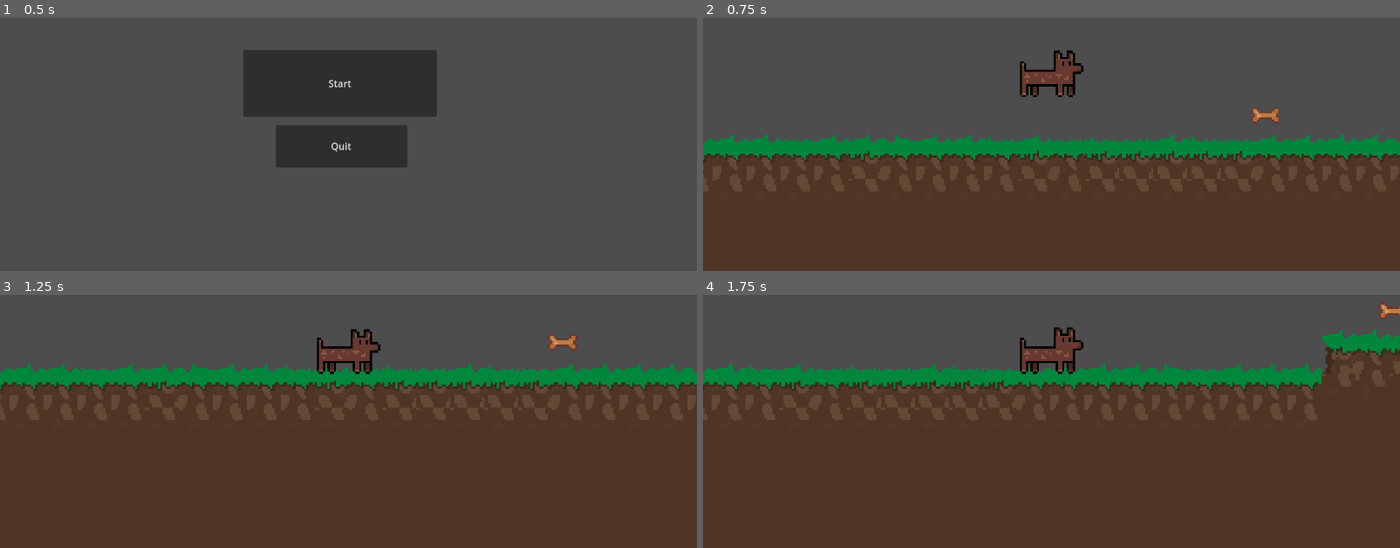
Above: before the commit, frames 1-4 (two rows, left to right).
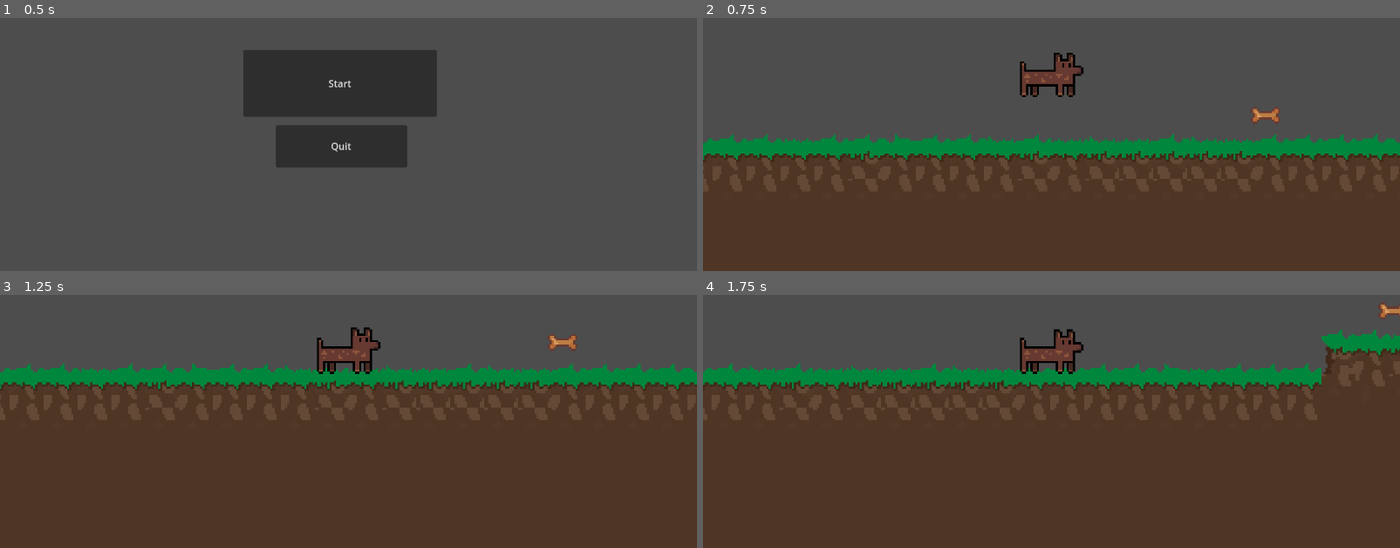
Above: after the commit, the same moments.

Repository: JhannerAlmeida/Dogo-Adventures
Game: Godot game, scene res://Scenes/main_menu.tscn
The game is run twice, just before and just after one commit, with the same random seed, the same clock (stepped at 60 frames per second) and the same inputs.
Inputs:
- Up to frame 1 (0.5 s): no input
- Up to frame 2 (0.75 s): click "Start" at 0.5 s
- Up to frame 3 (1.25 s): no input
- Up to frame 4 (1.75 s): tap Enter at 1.25 s; hold Right (ui_right) from 1.28 s (still down); hold R (resart) from 1.28 s (still down); tap Up (ui_up) at 1.52 s

Frame 1 is identical in both runs. In frame 2, 0.1% of the frame differs, in the area x 50-55%, y 12-24%; in frame 3, 0.1%; in frame 4, 0.1%.

Commit message:
tentativa de implementar morte

Diff:
--- a/Levels/world.tscn
+++ b/Levels/world.tscn
@@ -7,6 +7,7 @@
 [ext_resource type="Texture2D" uid="uid://bht5jkt7l7e5d" path="res://Sprites/Spikes_tileset.png" id="3_x5oxt"]
 [ext_resource type="PackedScene" uid="uid://ddngd6wp3nmm" path="res://Scenes/coin.tscn" id="6_x5oxt"]
 [ext_resource type="PackedScene" uid="uid://d4fc2x0a0dun8" path="res://Scenes/platform.tscn" id="7_vqnaq"]
+[ext_resource type="PackedScene" uid="uid://bvn56ojxugi2k" path="res://Scenes/killzone.tscn" id="8_rljl1"]
 
 [sub_resource type="ProceduralSkyMaterial" id="ProceduralSkyMaterial_gv5m4"]
 
@@ -933,6 +934,21 @@
 sources/1 = SubResource("TileSetAtlasSource_vqnaq")
 sources/2 = SubResource("TileSetAtlasSource_06jdw")
 
+[sub_resource type="Animation" id="Animation_rljl1"]
+length = 0.001
+tracks/0/type = "value"
+tracks/0/imported = false
+tracks/0/enabled = true
+tracks/0/path = NodePath(".:position")
+tracks/0/interp = 1
+tracks/0/loop_wrap = true
+tracks/0/keys = {
+"times": PackedFloat32Array(0),
+"transitions": PackedFloat32Array(1),
+"update": 0,
+"values": [Vector2(2081, 372)]
+}
+
 [sub_resource type="Animation" id="Animation_vqnaq"]
 resource_name = "new_animation"
 length = 1.5
@@ -950,27 +966,14 @@
 "values": [Vector2(2081, 372), Vector2(2159, 372)]
 }
 
-[sub_resource type="Animation" id="Animation_rljl1"]
-length = 0.001
-tracks/0/type = "value"
-tracks/0/imported = false
-tracks/0/enabled = true
-tracks/0/path = NodePath(".:position")
-tracks/0/interp = 1
-tracks/0/loop_wrap = true
-tracks/0/keys = {
-"times": PackedFloat32Array(0),
-"transitions": PackedFloat32Array(1),
-"update": 0,
-"values": [Vector2(2081, 372)]
-}
-
 [sub_resource type="AnimationLibrary" id="AnimationLibrary_06jdw"]
 _data = {
 &"RESET": SubResource("Animation_rljl1"),
 &"new_animation": SubResource("Animation_vqnaq")
 }
 
+[sub_resource type="WorldBoundaryShape2D" id="WorldBoundaryShape2D_rljl1"]
+
 [node name="World" type="Node2D"]
 
 [node name="WorldEnvironment" type="WorldEnvironment" parent="."]
@@ -980,6 +983,9 @@
 tile_set = SubResource("TileSet_rljl1")
 format = 2
 layer_0/tile_data = PackedInt32Array(1507337, 65536, 2, 1507338, 65536, 2, 1507339, 65536, 2, 1507340, 65536, 2, 150734 …(38006 unchanged characters)…
+
+[node name="CharacterBody2D" parent="." instance=ExtResource("3_ks8n1")]
+position = Vector2(48, 323)
 
 [node name="Platform" parent="." instance=ExtResource("7_vqnaq")]
 position = Vector2(2081, 372)
@@ -990,9 +996,6 @@
 }
 autoplay = "new_animation"
 
-[node name="CharacterBody2D" parent="." instance=ExtResource("3_ks8n1")]
-position = Vector2(48, 323)
-
 [node name="Area2D" parent="." instance=ExtResource("6_x5oxt")]
 position = Vector2(149, 354)
 
@@ -1019,3 +1022,10 @@
 
 [node name="Area2D9" parent="." instance=ExtResource("6_x5oxt")]
 position = Vector2(1581, 350)
+
+[node name="Killzone" parent="." instance=ExtResource("8_rljl1")]
+position = Vector2(1, 537)
+collision_layer = 2
+
+[node name="CollisionShape2D2" type="CollisionShape2D" parent="Killzone"]
+shape = SubResource("WorldBoundaryShape2D_rljl1")
--- a/Player/Dogo.tscn
+++ b/Player/Dogo.tscn
@@ -42,7 +42,8 @@
 sprite_frames = SubResource("SpriteFrames_8blyj")
 animation = &"idle"
 autoplay = "idle"
-frame_progress = 0.116008
+frame_progress = 0.999829
 
 [node name="Camera2D" type="Camera2D" parent="."]
 zoom = Vector2(3.5, 3.5)
+limit_smoothed = true
--- /dev/null
+++ b/Scenes/killzone.tscn
@@ -0,0 +1,18 @@
+[gd_scene load_steps=3 format=3 uid="uid://bvn56ojxugi2k"]
+
+[ext_resource type="Script" uid="uid://ceykj4b8kma6j" path="res://Scripts/killzone.gd" id="1_jvagm"]
+
+[sub_resource type="WorldBoundaryShape2D" id="WorldBoundaryShape2D_jvagm"]
+
+[node name="Killzone" type="Area2D"]
+script = ExtResource("1_jvagm")
+
+[node name="CollisionShape2D" type="CollisionShape2D" parent="."]
+shape = SubResource("WorldBoundaryShape2D_jvagm")
+
+[node name="Timer" type="Timer" parent="."]
+wait_time = 0.6
+one_shot = true
+
+[connection signal="body_entered" from="." to="." method="_on_body_entered"]
+[connection signal="timeout" from="Timer" to="." method="_on_timer_timeout"]
--- a/Scenes/platform.tscn
+++ b/Scenes/platform.tscn
@@ -3,7 +3,7 @@
 [ext_resource type="Texture2D" uid="uid://c6luhoxep051d" path="res://Sprites/patform.png" id="1_1rc8e"]
 
 [sub_resource type="RectangleShape2D" id="RectangleShape2D_n5262"]
-size = Vector2(64, 9)
+size = Vector2(62, 9)
 
 [node name="Platform" type="AnimatableBody2D"]
 
@@ -13,4 +13,3 @@
 [node name="CollisionShape2D" type="CollisionShape2D" parent="."]
 position = Vector2(0, -0.5)
 shape = SubResource("RectangleShape2D_n5262")
-one_way_collision = true
--- /dev/null
+++ b/Scripts/killzone.gd
@@ -0,0 +1,11 @@
+extends Area2D
+
+@onready var timer = $Timer
+
+func _on_body_entered(body: Node2D) -> void:
+	print("Vc Morreu!!!")
+	timer.start()
+
+
+func _on_timer_timeout() -> void:
+	get_tree().reload_current_scene()
Not shown: 1 places in Levels/world.tscn that only renumber resources
Not shown, added: Scripts/killzone.gd.uid
